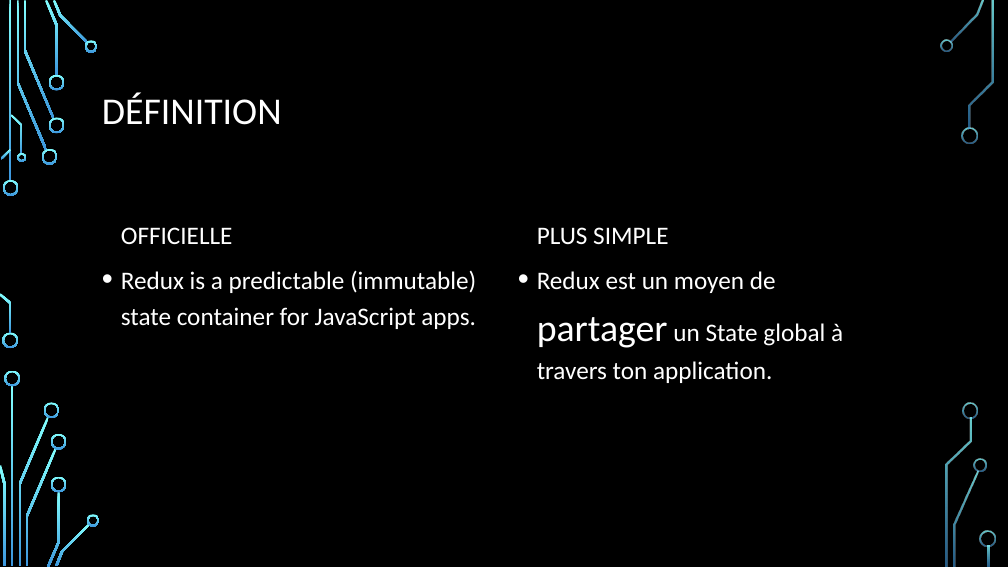
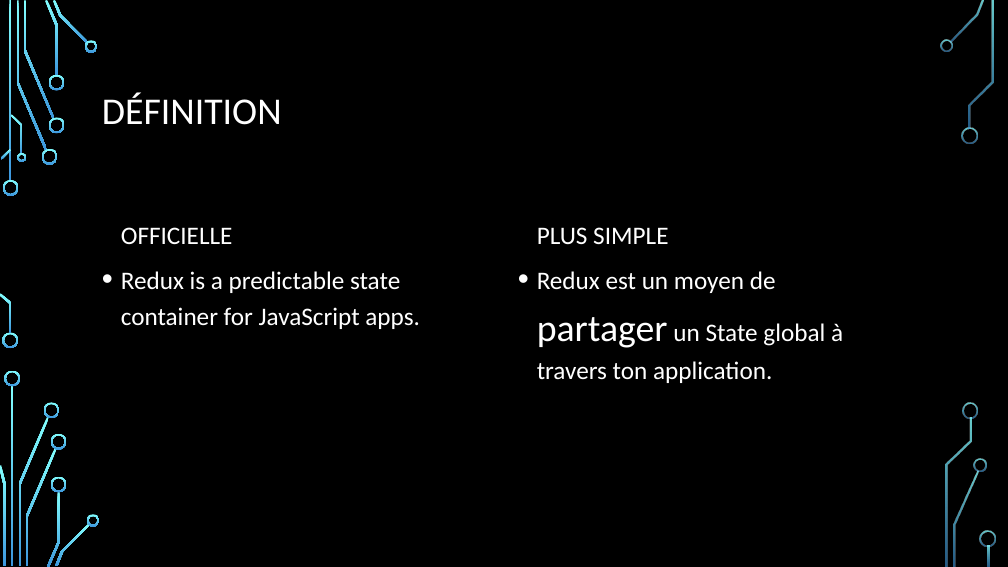
Before and after one commit to samuelgaudreau/formation-front-end-3, a slide deck: slide 4 of part-1/Redux+Patterns.pptx. Drawn at 1008x567 pixels with LibreOffice and Linux fonts; fonts in the diff are those of the drawing; background and template pictures are left out. Boxes give left, top, right and bottom in pixels: in the first picture for what was removed or moved away, otherwise in the second. Text is boxed around its words. In the diff, an @@ line names an element or a change of style, - is before the commit and + after.

Commit message:
WIP

```diff
--- a/part-1/Redux+Patterns.pptx
+++ b/part-1/Redux+Patterns.pptx
@@ text at (121,271,420,329): text changed @@
-• Redux is a predictable (immutable) state container for JavaScript apps.
+• Redux is a predictable state container for JavaScript apps.
```
Also in this commit, not shown: 2 other slides changed.
